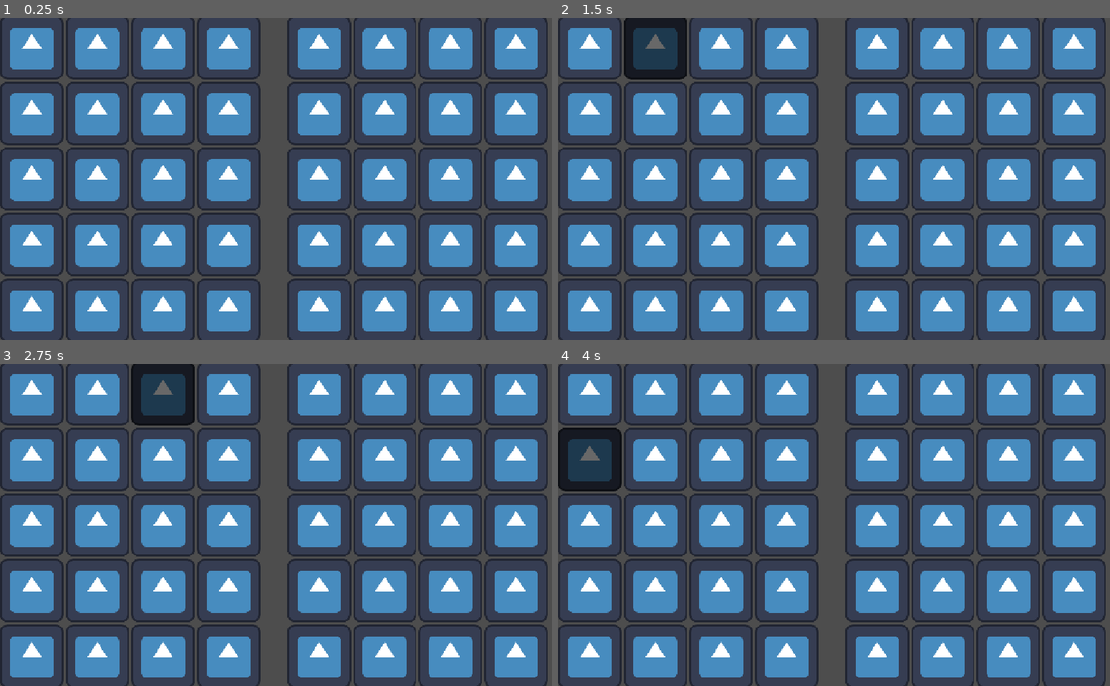
Above: before the commit, frames 1-4 (two rows, left to right).
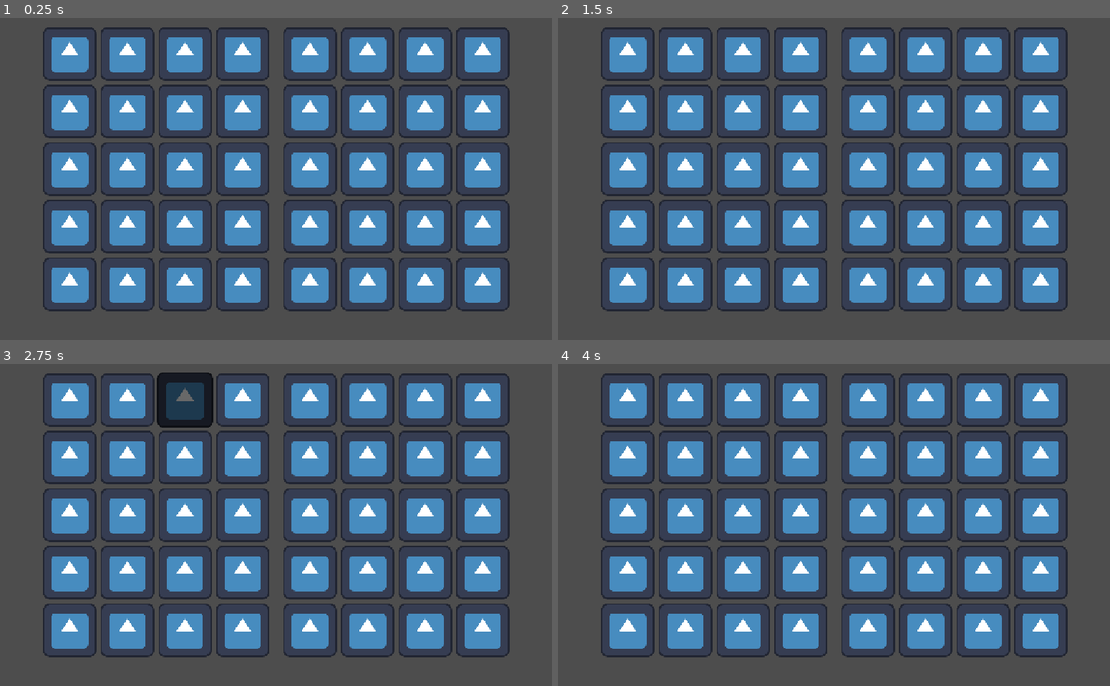
Above: after the commit, the same moments.

Repository: Paulpoomrit/hilbert-hotel-prototype
Game: Godot game, scene res://Common/MendingMechanics/UI/mending_ui.tscn
The game is run twice, just before and just after one commit, with the same random seed, the same clock (stepped at 60 frames per second) and the same inputs. This scene is started directly instead of the project's main scene. The engine's default icon, where the game draws it, is replaced by a stand-in: a white triangle on a blue panel in a dark square.
Inputs (mouse positions are in pixels of both pictures, inside the frame that each line leads up to):
- Up to frame 1 (0.25 s): no input
- Up to frame 2 (1.5 s): click (591, 46) at 0.52 s; click (657, 46) at 1.27 s
- Up to frame 3 (2.75 s): click (165, 392) at 2.02 s
- Up to frame 4 (4 s): click (784, 392) at 2.77 s; click (591, 460) at 3.52 s

The runs differ from the first frame. In frame 1, 58% of the frame differs, in the area x 0-100%, y 0-100%; in frame 2, 59%; in frame 3, 59%; in frame 4, 59%.

Commit message:
Added ui theme

Diff:
--- a/Common/Globals/MendingSignalHub.gd
+++ b/Common/Globals/MendingSignalHub.gd
@@ -1,4 +1,7 @@
 extends Node
+
+
+var is_dragging = false
 
 
 # Called when the node enters the scene tree for the first time.
--- a/Common/MendingMechanics/UI/mending_ui.gd
+++ b/Common/MendingMechanics/UI/mending_ui.gd
@@ -1,8 +1,8 @@
 extends Control
 
 
-@onready var mending_area: GridContainer = $HBoxContainer/MendingArea
-@onready var inventory: GridContainer = $HBoxContainer/Inventory
+@onready var mending_area: GridContainer = $CenterContainer/HBoxContainer/MendingArea
+@onready var inventory: GridContainer = $CenterContainer/HBoxContainer/Inventory
 
 
 # Called when the node enters the scene tree for the first time.
--- a/Common/MendingMechanics/UI/mending_ui.tscn
+++ b/Common/MendingMechanics/UI/mending_ui.tscn
@@ -1,7 +1,8 @@
-[gd_scene load_steps=3 format=3 uid="uid://b6w35nsox3nud"]
+[gd_scene load_steps=4 format=3 uid="uid://b6w35nsox3nud"]
 
 [ext_resource type="Script" uid="uid://kgycyc3ck78a" path="res://Common/MendingMechanics/UI/mending_ui.gd" id="1_a0i6h"]
 [ext_resource type="PackedScene" uid="uid://ciexe7prabm03" path="res://Common/MendingMechanics/block.tscn" id="2_a0i6h"]
+[ext_resource type="Theme" uid="uid://b8xypxaan6n64" path="res://Common/MendingMechanics/UI/mending_ui_grid_theme.tres" id="2_ajjxs"]
 
 [node name="MendingUI" type="Control"]
 layout_mode = 3
@@ -10,144 +11,163 @@
 anchor_bottom = 1.0
 grow_horizontal = 2
 grow_vertical = 2
+size_flags_horizontal = 3
+size_flags_vertical = 3
 script = ExtResource("1_a0i6h")
 
-[node name="HBoxContainer" type="HBoxContainer" parent="."]
+[node name="AudioStreamPlayer2D" type="AudioStreamPlayer2D" parent="."]
+
+[node name="CenterContainer" type="CenterContainer" parent="."]
 layout_mode = 1
-anchors_preset = 15
-anchor_right = 1.0
-anchor_bottom = 1.0
+anchors_preset = 8
+anchor_left = 0.5
+anchor_top = 0.5
+anchor_right = 0.5
+anchor_bottom = 0.5
+offset_left = -20.0
+offset_top = -20.0
+offset_right = 20.0
+offset_bottom = 20.0
 grow_horizontal = 2
 grow_vertical = 2
+scale = Vector2(0.84, 0.84)
+use_top_left = true
 
-[node name="MendingArea" type="GridContainer" parent="HBoxContainer"]
+[node name="HBoxContainer" type="HBoxContainer" parent="CenterContainer"]
+layout_mode = 2
+
+[node name="MendingArea" type="GridContainer" parent="CenterContainer/HBoxContainer"]
 layout_mode = 2
 size_flags_horizontal = 3
+theme = ExtResource("2_ajjxs")
 columns = 4
 
-[node name="Block" parent="HBoxContainer/MendingArea" instance=ExtResource("2_a0i6h")]
+[node name="Block" parent="CenterContainer/HBoxContainer/MendingArea" instance=ExtResource("2_a0i6h")]
 layout_mode = 2
 
-[node name="Block2" parent="HBoxContainer/MendingArea" instance=ExtResource("2_a0i6h")]
+[node name="Block2" parent="CenterContainer/HBoxContainer/MendingArea" instance=ExtResource("2_a0i6h")]
 layout_mode = 2
 
-[node name="Block3" parent="HBoxContainer/MendingArea" instance=ExtResource("2_a0i6h")]
+[node name="Block3" parent="CenterContainer/HBoxContainer/MendingArea" instance=ExtResource("2_a0i6h")]
 layout_mode = 2
 
-[node name="Block4" parent="HBoxContainer/MendingArea" instance=ExtResource("2_a0i6h")]
+[node name="Block4" parent="CenterContainer/HBoxContainer/MendingArea" instance=ExtResource("2_a0i6h")]
 layout_mode = 2
 
-[node name="Block5" parent="HBoxContainer/MendingArea" instance=ExtResource("2_a0i6h")]
+[node name="Block5" parent="CenterContainer/HBoxContainer/MendingArea" instance=ExtResource("2_a0i6h")]
 layout_mode = 2
 
-[node name="Block6" parent="HBoxContainer/MendingArea" instance=ExtResource("2_a0i6h")]
+[node name="Block6" parent="CenterContainer/HBoxContainer/MendingArea" instance=ExtResource("2_a0i6h")]
 layout_mode = 2
 
-[node name="Block7" parent="HBoxContainer/MendingArea" instance=ExtResource("2_a0i6h")]
+[node name="Block7" parent="CenterContainer/HBoxContainer/MendingArea" instance=ExtResource("2_a0i6h")]
 layout_mode = 2
 
-[node name="Block8" parent="HBoxContainer/MendingArea" instance=ExtResource("2_a0i6h")]
+[node name="Block8" parent="CenterContainer/HBoxContainer/MendingArea" instance=ExtResource("2_a0i6h")]
 layout_mode = 2
 
-[node name="Block9" parent="HBoxContainer/MendingArea" instance=ExtResource("2_a0i6h")]
+[node name="Block9" parent="CenterContainer/HBoxContainer/MendingArea" instance=ExtResource("2_a0i6h")]
 layout_mode = 2
 
-[node name="Block10" parent="HBoxContainer/MendingArea" instance=ExtResource("2_a0i6h")]
+[node name="Block10" parent="CenterContainer/HBoxContainer/MendingArea" instance=ExtResource("2_a0i6h")]
 layout_mode = 2
 
-[node name="Block11" parent="HBoxContainer/MendingArea" instance=ExtResource("2_a0i6h")]
+[node name="Block11" parent="CenterContainer/HBoxContainer/MendingArea" instance=ExtResource("2_a0i6h")]
 layout_mode = 2
 
-[node name="Block12" parent="HBoxContainer/MendingArea" instance=ExtResource("2_a0i6h")]
+[node name="Block12" parent="CenterContainer/HBoxContainer/MendingArea" instance=ExtResource("2_a0i6h")]
 layout_mode = 2
 
-[node name="Block13" parent="HBoxContainer/MendingArea" instance=ExtResource("2_a0i6h")]
+[node name="Block13" parent="CenterContainer/HBoxContainer/MendingArea" instance=ExtResource("2_a0i6h")]
 layout_mode = 2
 
-[node name="Block14" parent="HBoxContainer/MendingArea" instance=ExtResource("2_a0i6h")]
+[node name="Block14" parent="CenterContainer/HBoxContainer/MendingArea" instance=ExtResource("2_a0i6h")]
 layout_mode = 2
 
-[node name="Block15" parent="HBoxContainer/MendingArea" instance=ExtResource("2_a0i6h")]
+[node name="Block15" parent="CenterContainer/HBoxContainer/MendingArea" instance=ExtResource("2_a0i6h")]
 layout_mode = 2
 
-[node name="Block16" parent="HBoxContainer/MendingArea" instance=ExtResource("2_a0i6h")]
+[node name="Block16" parent="CenterContainer/HBoxContainer/MendingArea" instance=ExtResource("2_a0i6h")]
 layout_mode = 2
 
-[node name="Block17" parent="HBoxContainer/MendingArea" instance=ExtResource("2_a0i6h")]
+[node name="Block17" parent="CenterContainer/HBoxContainer/MendingArea" instance=ExtResource("2_a0i6h")]
 layout_mode = 2
 
-[node name="Block18" parent="HBoxContainer/MendingArea" instance=ExtResource("2_a0i6h")]
+[node name="Block18" parent="CenterContainer/HBoxContainer/MendingArea" instance=ExtResource("2_a0i6h")]
 layout_mode = 2
 
-[node name="Block19" parent="HBoxContainer/MendingArea" instance=ExtResource("2_a0i6h")]
+[node name="Block19" parent="CenterContainer/HBoxContainer/MendingArea" instance=ExtResource("2_a0i6h")]
 layout_mode = 2
 
-[node name="Block20" parent="HBoxContainer/MendingArea" instance=ExtResource("2_a0i6h")]
+[node name="Block20" parent="CenterContainer/HBoxContainer/MendingArea" instance=ExtResource("2_a0i6h")]
 layout_mode = 2
 
-[node name="Inventory" type="GridContainer" parent="HBoxContainer"]
+[node name="Control" type="Control" parent="CenterContainer/HBoxContainer"]
+custom_minimum_size = Vector2(25, 0)
+layout_mode = 2
+
+[node name="Inventory" type="GridContainer" parent="CenterContainer/HBoxContainer"]
 layout_mode = 2
 size_flags_horizontal = 3
+theme = ExtResource("2_ajjxs")
 columns = 4
 
-[node name="Block" parent="HBoxContainer/Inventory" instance=ExtResource("2_a0i6h")]
+[node name="Block" parent="CenterContainer/HBoxContainer/Inventory" instance=ExtResource("2_a0i6h")]
 layout_mode = 2
 
-[node name="Block2" parent="HBoxContainer/Inventory" instance=ExtResource("2_a0i6h")]
+[node name="Block2" parent="CenterContainer/HBoxContainer/Inventory" instance=ExtResource("2_a0i6h")]
 layout_mode = 2
 
-[node name="Block3" parent="HBoxContainer/Inventory" instance=ExtResource("2_a0i6h")]
+[node name="Block3" parent="CenterContainer/HBoxContainer/Inventory" instance=ExtResource("2_a0i6h")]
 layout_mode = 2
 
-[node name="Block4" parent="HBoxContainer/Inventory" instance=ExtResource("2_a0i6h")]
+[node name="Block4" parent="CenterContainer/HBoxContainer/Inventory" instance=ExtResource("2_a0i6h")]
 layout_mode = 2
 
-[node name="Block5" parent="HBoxContainer/Inventory" instance=ExtResource("2_a0i6h")]
+[node name="Block5" parent="CenterContainer/HBoxContainer/Inventory" instance=ExtResource("2_a0i6h")]
 layout_mode = 2
 
-[node name="Block6" parent="HBoxContainer/Inventory" instance=ExtResource("2_a0i6h")]
+[node name="Block6" parent="CenterContainer/HBoxContainer/Inventory" instance=ExtResource("2_a0i6h")]
 layout_mode = 2
 
-[node name="Block7" parent="HBoxContainer/Inventory" instance=ExtResource("2_a0i6h")]
+[node name="Block7" parent="CenterContainer/HBoxContainer/Inventory" instance=ExtResource("2_a0i6h")]
 layout_mode = 2
 
-[node name="Block8" parent="HBoxContainer/Inventory" instance=ExtResource("2_a0i6h")]
+[node name="Block8" parent="CenterContainer/HBoxContainer/Inventory" instance=ExtResource("2_a0i6h")]
 layout_mode = 2
 
-[node name="Block9" parent="HBoxContainer/Inventory" instance=ExtResource("2_a0i6h")]
+[node name="Block9" parent="CenterContainer/HBoxContainer/Inventory" instance=ExtResource("2_a0i6h")]
 layout_mode = 2
 
-[node name="Block10" parent="HBoxContainer/Inventory" instance=ExtResource("2_a0i6h")]
+[node name="Block10" parent="CenterContainer/HBoxContainer/Inventory" instance=ExtResource("2_a0i6h")]
 layout_mode = 2
 
-[node name="Block11" parent="HBoxContainer/Inventory" instance=ExtResource("2_a0i6h")]
+[node name="Block11" parent="CenterContainer/HBoxContainer/Inventory" instance=ExtResource("2_a0i6h")]
 layout_mode = 2
 
-[node name="Block12" parent="HBoxContainer/Inventory" instance=ExtResource("2_a0i6h")]
+[node name="Block12" parent="CenterContainer/HBoxContainer/Inventory" instance=ExtResource("2_a0i6h")]
 layout_mode = 2
 
-[node name="Block13" parent="HBoxContainer/Inventory" instance=ExtResource("2_a0i6h")]
+[node name="Block13" parent="CenterContainer/HBoxContainer/Inventory" instance=ExtResource("2_a0i6h")]
 layout_mode = 2
 
-[node name="Block14" parent="HBoxContainer/Inventory" instance=ExtResource("2_a0i6h")]
+[node name="Block14" parent="CenterContainer/HBoxContainer/Inventory" instance=ExtResource("2_a0i6h")]
 layout_mode = 2
 
-[node name="Block15" parent="HBoxContainer/Inventory" instance=ExtResource("2_a0i6h")]
+[node name="Block15" parent="CenterContainer/HBoxContainer/Inventory" instance=ExtResource("2_a0i6h")]
 layout_mode = 2
 
-[node name="Block16" parent="HBoxContainer/Inventory" instance=ExtResource("2_a0i6h")]
+[node name="Block16" parent="CenterContainer/HBoxContainer/Inventory" instance=ExtResource("2_a0i6h")]
 layout_mode = 2
 
-[node name="Block17" parent="HBoxContainer/Inventory" instance=ExtResource("2_a0i6h")]
+[node name="Block17" parent="CenterContainer/HBoxContainer/Inventory" instance=ExtResource("2_a0i6h")]
 layout_mode = 2
 
-[node name="Block18" parent="HBoxContainer/Inventory" instance=ExtResource("2_a0i6h")]
+[node name="Block18" parent="CenterContainer/HBoxContainer/Inventory" instance=ExtResource("2_a0i6h")]
 layout_mode = 2
 
-[node name="Block19" parent="HBoxContainer/Inventory" instance=ExtResource("2_a0i6h")]
+[node name="Block19" parent="CenterContainer/HBoxContainer/Inventory" instance=ExtResource("2_a0i6h")]
 layout_mode = 2
 
-[node name="Block20" parent="HBoxContainer/Inventory" instance=ExtResource("2_a0i6h")]
+[node name="Block20" parent="CenterContainer/HBoxContainer/Inventory" instance=ExtResource("2_a0i6h")]
 layout_mode = 2
-
-[node name="AudioStreamPlayer2D" type="AudioStreamPlayer2D" parent="."]
--- /dev/null
+++ b/Common/MendingMechanics/UI/mending_ui_grid_theme.tres
@@ -0,0 +1,5 @@
+[gd_resource type="Theme" format=3 uid="uid://b8xypxaan6n64"]
+
+[resource]
+GridContainer/constants/h_separation = 10
+GridContainer/constants/v_separation = 10
--- a/Common/MendingMechanics/block.gd
+++ b/Common/MendingMechanics/block.gd
@@ -31,7 +31,9 @@
 
 func _on_mouse_entered() -> void:
 	self.modulate = _hover_tint
+	scale = Vector2(1.05, 1.05)
 
 
 func _on_mouse_exited() -> void:
 	self.modulate = Color(1,1,1,1)
+	scale = Vector2(1, 1)
--- a/Common/MendingMechanics/block.tscn
+++ b/Common/MendingMechanics/block.tscn
@@ -6,7 +6,12 @@
 [sub_resource type="RectangleShape2D" id="RectangleShape2D_c73nc"]
 size = Vector2(128, 128)
 
-[node name="Block" type="TextureButton"]
+[node name="Block" type="TextureButton" groups=["dropable"]]
+offset_right = 128.0
+offset_bottom = 128.0
+pivot_offset = Vector2(64, 64)
+size_flags_horizontal = 4
+size_flags_vertical = 4
 texture_normal = ExtResource("2_62855")
 script = ExtResource("1_c73nc")
 
@@ -18,3 +23,5 @@
 
 [connection signal="mouse_entered" from="." to="." method="_on_mouse_entered"]
 [connection signal="mouse_exited" from="." to="." method="_on_mouse_exited"]
+[connection signal="body_entered" from="Area2D" to="." method="_on_area_2d_body_entered"]
+[connection signal="mouse_entered" from="Area2D" to="." method="_on_area_2d_mouse_entered"]
